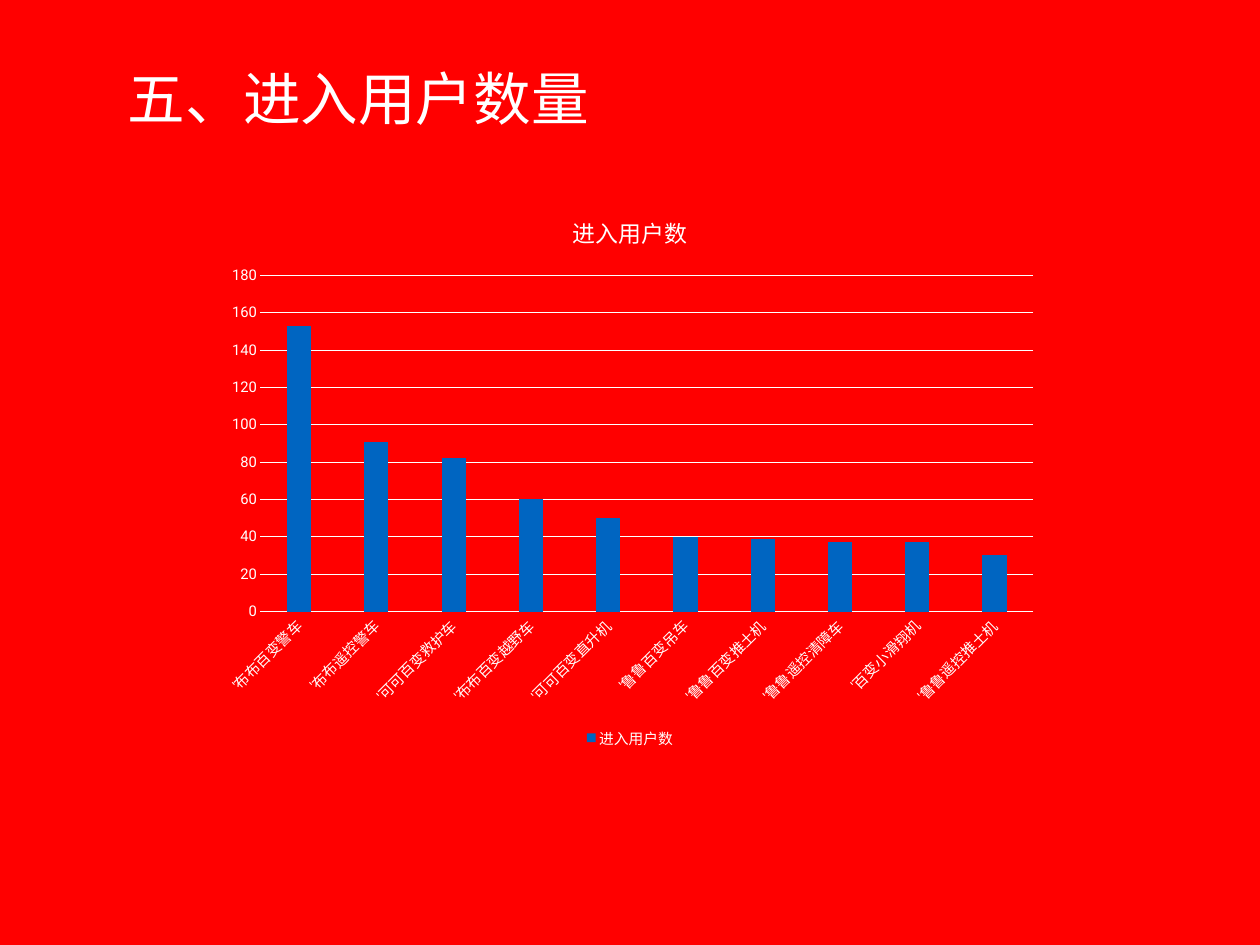
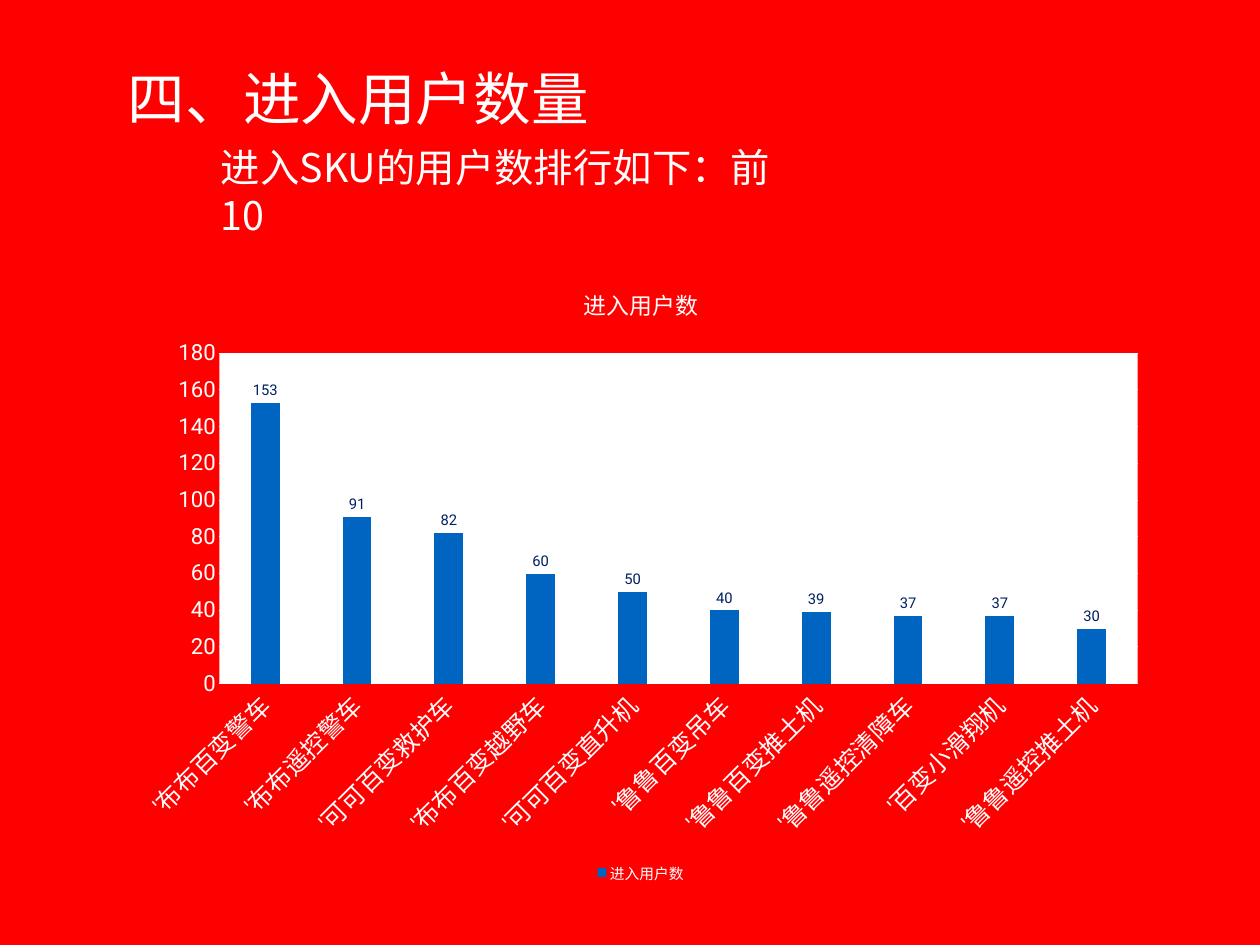
Before and after one commit to kevin0501/go, a slide deck: slide 6 of 需求/截止8月6日数据.pptx. Drawn at 1260x945 pixels with LibreOffice and Linux fonts; fonts in the diff are those of the drawing; background and template pictures are left out. Boxes give left, top, right and bottom in pixels: in the first picture for what was removed or moved away, otherwise in the second. Text is boxed around its words. In the diff, an @@ line names an element or a change of style, - is before the commit and + after.

```diff
--- a/需求/截止8月6日数据.pptx
+++ b/需求/截止8月6日数据.pptx
@@ text at (x1=128, y1=71, x2=589, y2=125): text changed @@
-五、进入用户数量
+四、进入用户数量
@@ text added at (x1=221, y1=149, x2=771, y2=231), 32 pt, text #FFFFFF @@
+进入SKU的用户数排行如下：前10
@@ column chart at (x1=123, y1=264, x2=1159, y2=888) @@
@@ data labels of 进入用户数 added @@
@@ category axis changed @@
@@ value axis changed @@
@@ background changed @@
@@ column chart resized from (x1=210, y1=192, x2=1050, y2=752) to (x1=123, y1=264, x2=1159, y2=888) @@
```
Also in this commit, not shown: 8 other slides changed, 3 slides removed, 4 other files.
